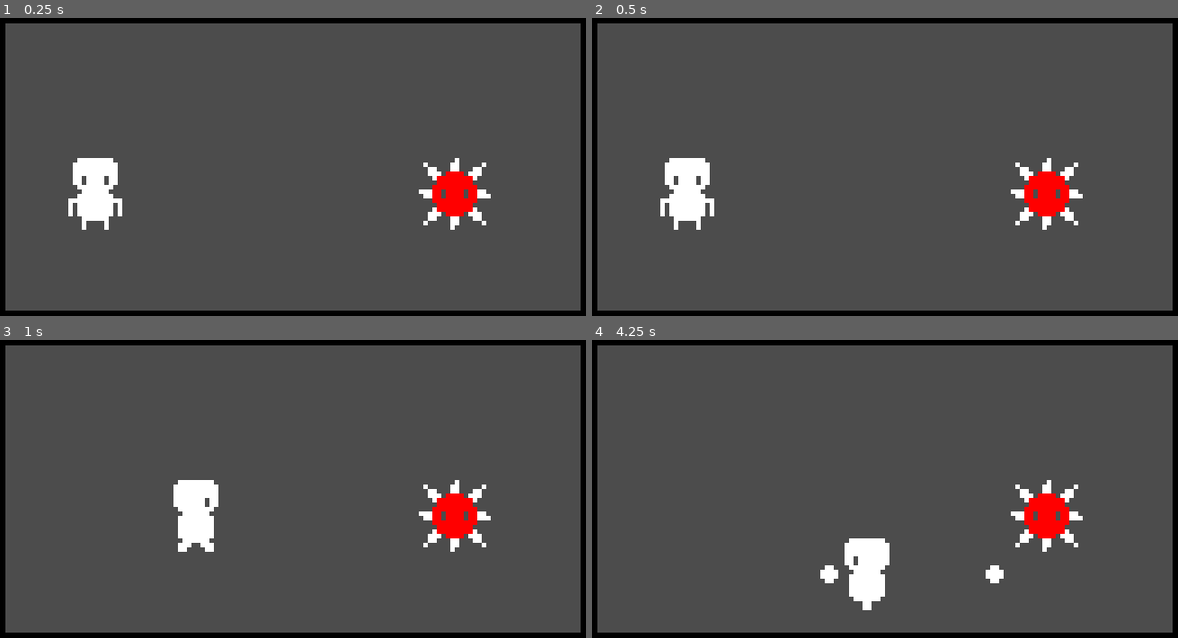
Above: before the commit, frames 1-4 (two rows, left to right).
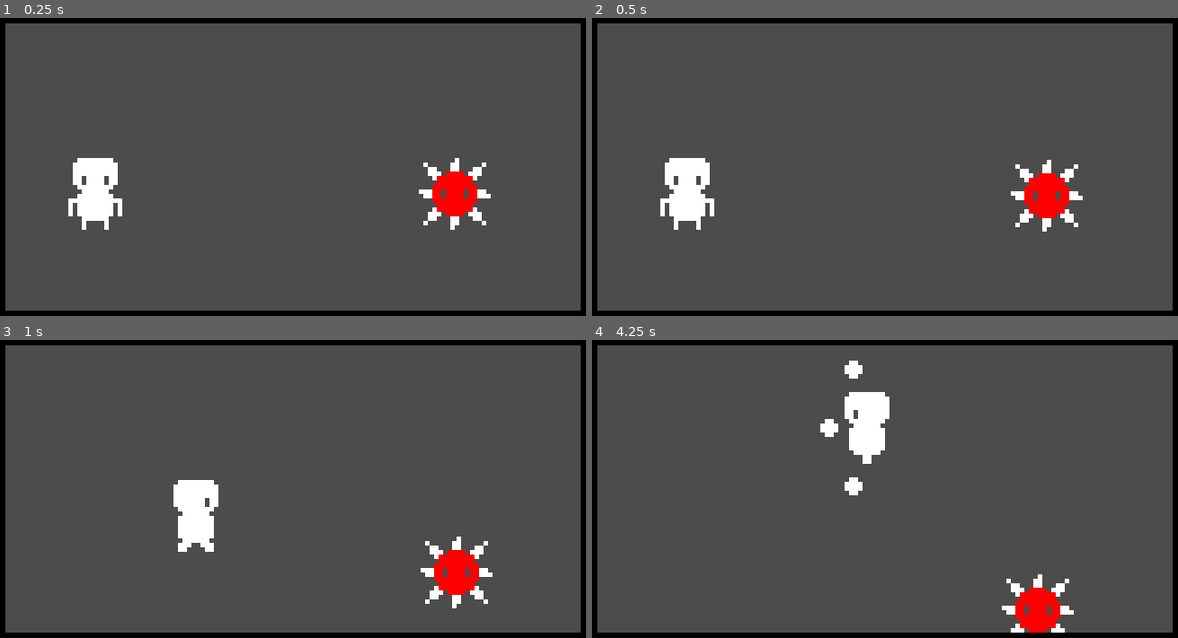
Above: after the commit, the same moments.

Repository: rueterscooter/CS-Club-Project
Game: Godot game, scene res://Scenes/GameLoop.tscn
Same seed, same stepped clock (60 frames per second), same inputs: the game is played once before the commit and once after it.
Inputs:
- Up to frame 1 (0.25 s): no input
- Up to frame 2 (0.5 s): no input
- Up to frame 3 (1 s): hold Right (ui_right) from 0.53 s (still down); hold Space (ui_shoot) from 0.53 s (still down)
- Up to frame 4 (4.25 s): release Right (ui_right) at 1.28 s; release Space (ui_shoot) at 1.28 s; hold Down (ui_down) 1.28-2.03 s; tap Space (ui_shoot) at 1.35, 2.85 s; hold Right (ui_right) 2.03-2.78 s; hold Space (ui_shoot) 2.03-2.78 s; hold Up (ui_up) 2.78-3.53 s; hold Left (ui_left) from 3.53 s (still down); hold Space (ui_shoot) from 3.53 s (still down)

Frame 1 is identical in both runs. In frame 2, 0.3% of the frame differs, in the area x 71-84%, y 46-72%; in frame 3, 2.8%; in frame 4, 6.2%, in the area x 38-84%, y 6-99%.

Commit message:
Club meeting 11/14/2018

Diff:
--- a/Scenes/EnemySpikes.tscn
+++ b/Scenes/EnemySpikes.tscn
@@ -1,6 +1,7 @@
-[gd_scene load_steps=5 format=2]
+[gd_scene load_steps=6 format=2]
 
-[ext_resource path="res://Sprites/Enemies/enemy_temp.png" type="Texture" id=1]
+[ext_resource path="res://Scripts/Enemy_Scripts/EnemySpikes.gd" type="Script" id=1]
+[ext_resource path="res://Sprites/Enemies/enemy_temp.png" type="Texture" id=2]
 
 [sub_resource type="RectangleShape2D" id=1]
 
@@ -33,10 +34,13 @@
 collision_layer = 1
 collision_mask = 1
 collision/safe_margin = 0.08
+script = ExtResource( 1 )
+speed = 0
+moveTimer = 0.5
 
 [node name="Sprite" type="Sprite" parent="KinematicBody2D" index="0"]
 
-texture = ExtResource( 1 )
+texture = ExtResource( 2 )
 
 [node name="SolidCollider" type="CollisionShape2D" parent="KinematicBody2D" index="1"]
 
--- a/Scenes/Player.tscn
+++ b/Scenes/Player.tscn
@@ -39,15 +39,15 @@
 __meta__ = {
 "_edit_group_": true
 }
-SPEED = 50
+speed = 0
 shootTimer = 0.5
-xtBulletA = false
+xtBulletA = true
 xtBulletB = true
 
 [node name="Sprite" type="Sprite" parent="KinematicBody2D" index="0"]
 
 texture = ExtResource( 2 )
-_sections_unfolded = [ "Animation" ]
+_sections_unfolded = [ "Animation", "Offset" ]
 
 [node name="AnimationPlayer" type="AnimationPlayer" parent="KinematicBody2D" index="1"]
 
--- /dev/null
+++ b/Scripts/Enemy_Scripts/EnemySpikes.gd
@@ -0,0 +1,24 @@
+extends "res://Scripts/Game_Scripts/entity.gd"
+
+export var moveTimer = 0.5
+
+var moveTime = 0
+
+func _ready():
+
+	speed = 25
+	sprite = $Sprite
+
+	pass
+
+func _physics_process(delta):
+
+	if moveTime < moveTimer:
+		moveTime += delta
+		if moveTime >= moveTimer:
+			moveTime = 0
+			moveDir = randDir()
+
+	normal_movement_loop()
+
+	pass
--- /dev/null
+++ b/Scripts/Game_Scripts/entity.gd
@@ -0,0 +1,38 @@
+extends KinematicBody2D
+
+const CENTER = Vector2(0, 0)
+const UP = Vector2(0, -1)
+const DOWN = Vector2(0, 1)
+const LEFT = Vector2(-1, 0)
+const RIGHT = Vector2(1, 0)
+
+export var speed = 0
+
+var sprite
+var anim
+
+var state = "normal"
+
+var moveDir = Vector2(0, 0)
+var facingDir = Vector2(0, 1)
+
+func randDir():
+
+	var rand = randi()%4 + 1
+
+	match rand:
+		1:
+			return LEFT
+		2:
+			return RIGHT
+		3:
+			return UP
+		4:
+			return DOWN
+
+func normal_movement_loop():
+
+	var motion = moveDir.normalized() * speed
+	move_and_slide(motion, Vector2(0, 0))
+
+	pass
--- a/Scripts/Player_Scripts/Player.gd
+++ b/Scripts/Player_Scripts/Player.gd
@@ -1,22 +1,9 @@
-extends KinematicBody2D
+extends "res://Scripts/Game_Scripts/entity.gd"
 
-const CENTER = Vector2(0, 0)
-const UP = Vector2(0, -1)
-const DOWN = Vector2(0, 1)
-const LEFT = Vector2(-1, 0)
-const RIGHT = Vector2(1, 0)
-
-export var SPEED = 50
 export var shootTimer = 0.5
 export var xtBulletA = false
 export var xtBulletB = false
 
-var sprite
-var anim
-
-var moveDir = Vector2(0, 0)
-var state = "normal"
-var facingDir = Vector2(0, 1)
 var bullet = load("res://Scenes/Bullet.tscn")
 
 var shootHold = false
@@ -24,6 +11,7 @@
 
 func _ready():
 
+	speed = 50
 	sprite = $Sprite
 	anim = $AnimationPlayer
 
@@ -46,41 +34,34 @@
 
 func normal_controls_loop():
 
-	var UP = Input.is_action_pressed("ui_up")
-	var DOWN = Input.is_action_pressed("ui_down")
-	var LEFT = Input.is_action_pressed("ui_left")
-	var RIGHT = Input.is_action_pressed("ui_right")
-	var SHOOT = Input.is_action_pressed("ui_shoot")
+	var up = Input.is_action_pressed("ui_up")
+	var down = Input.is_action_pressed("ui_down")
+	var left = Input.is_action_pressed("ui_left")
+	var right = Input.is_action_pressed("ui_right")
+	var shoot = Input.is_action_pressed("ui_shoot")
 
-	if SHOOT:
+	if shoot:
 		if shootCoolDown <= 0:
 			shoot_bullets()
 	else:
 		shootHold = false
 
-	check_direction(UP, LEFT, RIGHT, DOWN)
+	check_direction(up, left, right, down)
 
-	moveDir = Vector2(int(RIGHT) - int(LEFT), int(DOWN) - int(UP))
+	moveDir = Vector2(int(right) - int(left), int(down) - int(up))
 
 	pass
 
-func check_direction(var UP, var LEFT, var RIGHT, var DOWN):
+func check_direction(var up, var left, var right, var down):
 
-	if UP && not LEFT && not RIGHT && not DOWN:
+	if up && not left && not right && not down:
 		facingDir = Vector2(0, -1)
-	elif not UP && not LEFT && not RIGHT && DOWN:
+	elif not up && not left && not right && down:
 		facingDir = Vector2(0, 1)
-	elif not UP && not LEFT && RIGHT && not DOWN:
+	elif not up && not left && right && not down:
 		facingDir = Vector2(1, 0)
-	elif not UP && LEFT && not RIGHT && not DOWN:
+	elif not up && left && not right && not down:
 		facingDir = Vector2(-1, 0)
-
-	pass
-
-func normal_movement_loop():
-
-	var motion = moveDir.normalized() * SPEED
-	move_and_slide(motion, Vector2(0, 0))
 
 	pass
 
@@ -100,14 +81,14 @@
 
 	var dir = ""
 	match facingDir:
-		Vector2(0, 1):
+		DOWN:
 			dir = "front_"
-		Vector2(0, -1):
+		UP:
 			dir = "back_"
-		Vector2(-1, 0):
+		LEFT:
 			dir = "right_"
 			sprite.flip_h = true
-		Vector2(1, 0):
+		RIGHT:
 			dir = "right_"
 			sprite.flip_h = false
 
Not shown: 3 places in Scenes/Player.tscn that only renumber resources
